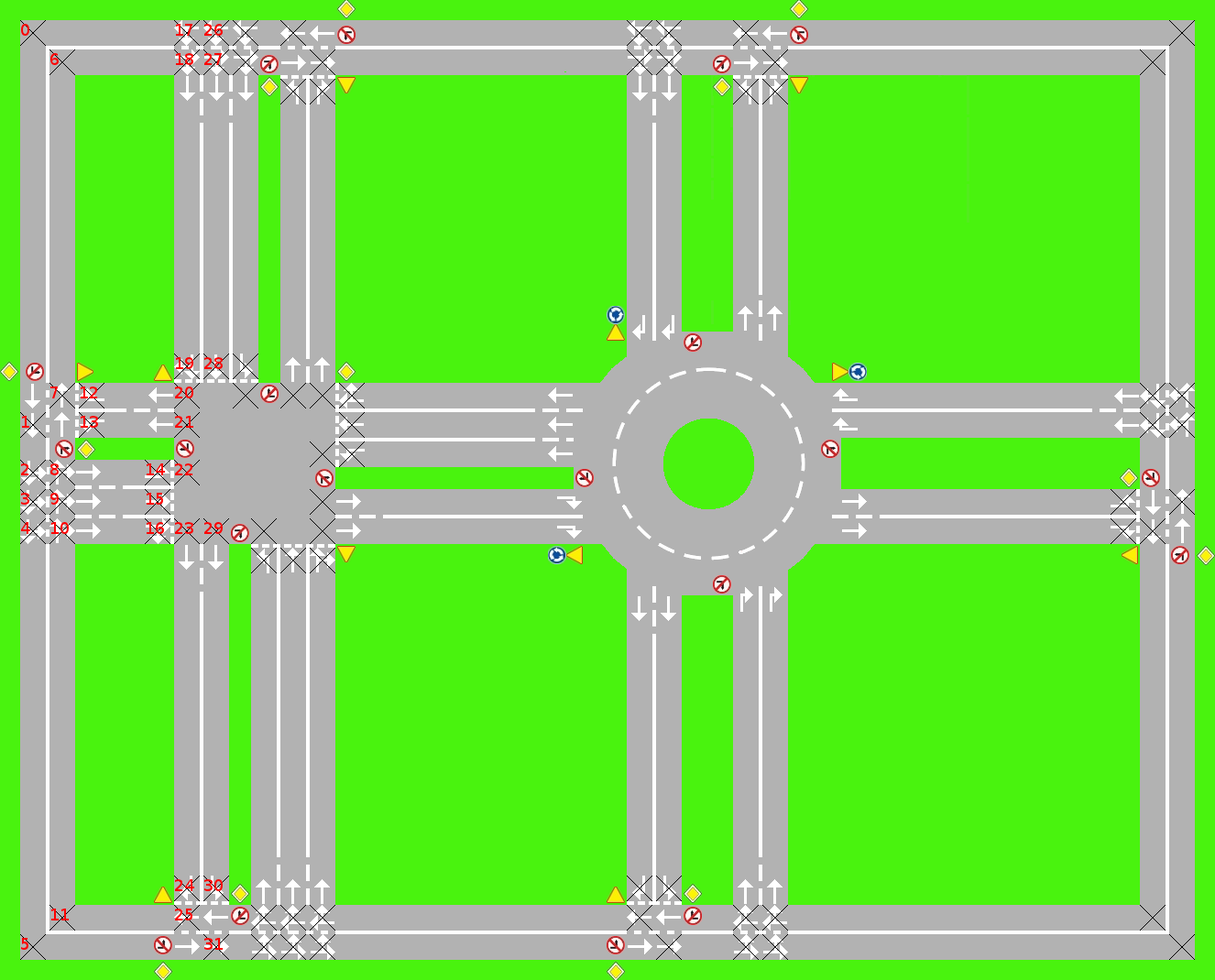
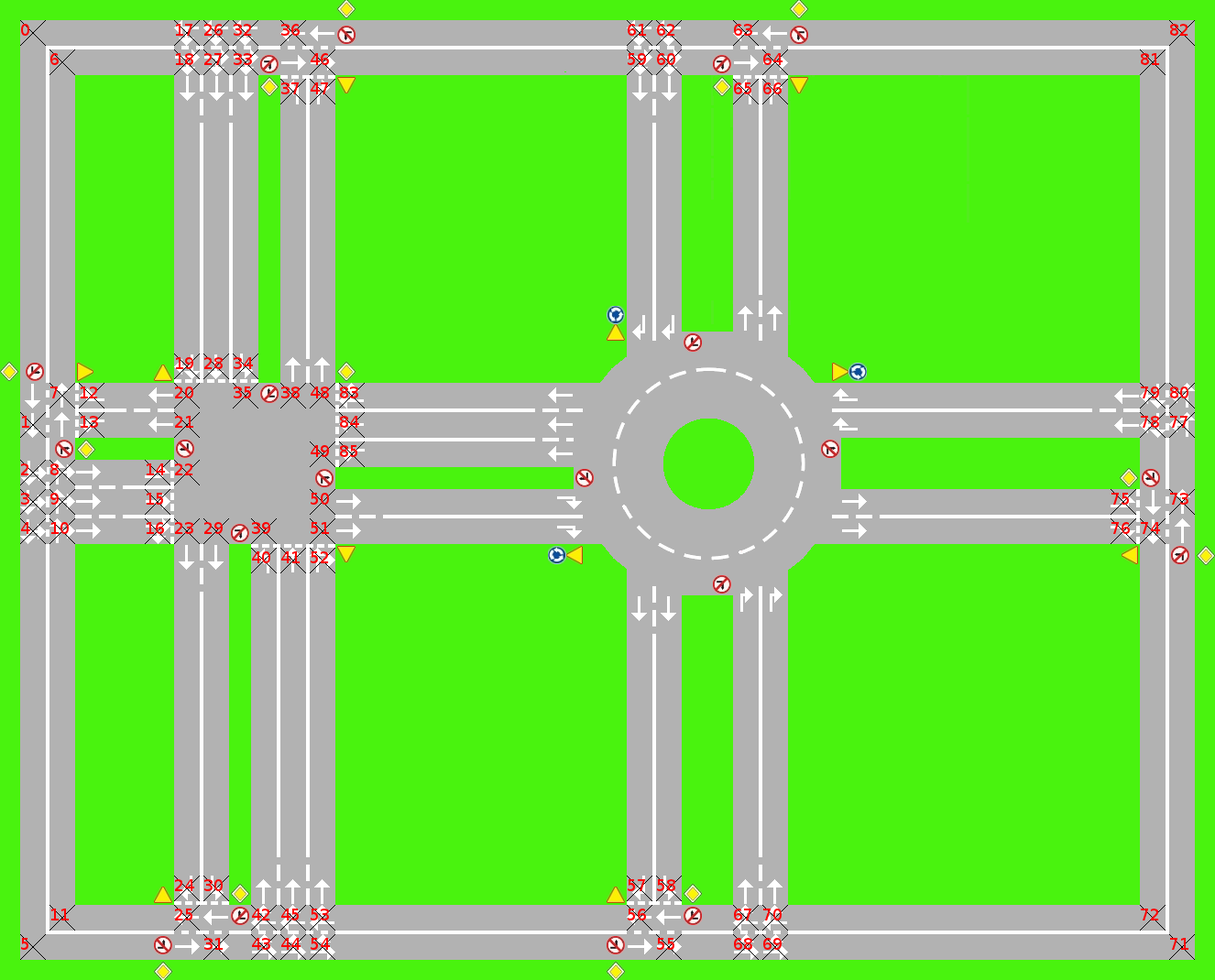
Two versions of the same layered image (1215 x 980). Layer-by-layer changes:
added layer "82" above "81" over (1170, 23, 1189, 36)
added layer "81" above "80" over (1140, 53, 1160, 66)
added layer "80" above "79" over (1170, 386, 1189, 399)
added layer "79" above "78" over (1140, 386, 1160, 399)
added layer "76" above "75" over (1111, 522, 1130, 535)
added layer "74" above "73" over (1140, 522, 1161, 535)
added layer "73" above "72" over (1170, 492, 1189, 505)
added layer "71" above "70" over (1170, 938, 1189, 951)
added layer "69" above "68" over (763, 938, 782, 951)
added layer "68" above "67" over (733, 938, 753, 951)
added layer "66" above "65" over (763, 82, 782, 95)
added layer "65" above "64" over (733, 82, 752, 95)
added layer "64" above "63" over (763, 53, 783, 66)
added layer "63" above "62" over (733, 23, 753, 36)
added layer "61" above "60" over (627, 23, 647, 36)
added layer "59" above "58" over (627, 53, 647, 66)
added layer "84" above "83" over (339, 416, 360, 428)
added layer "83" above "55" over (339, 386, 359, 399)
added layer "54" above "53" over (310, 938, 330, 951)
added layer "44" above "43" over (281, 938, 301, 951)
added layer "43" above "42" over (251, 938, 271, 951)
added layer "40" above "39" over (251, 551, 271, 564)
added layer "39" above "38" over (251, 522, 271, 535)
added layer "34" above "33" over (233, 357, 253, 370)
…and 30 more changes (30 added)
